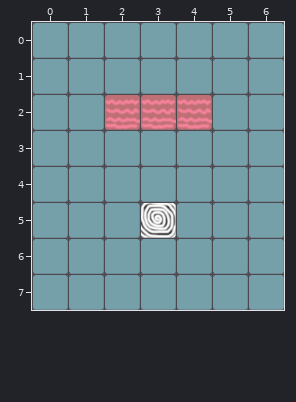
Tiled map: Resources/tiledMap/round5.tmx. Above: the version before the commit.
Cells are 91x91 px. Shown: x 0..6, y 0..7.
Once edited:
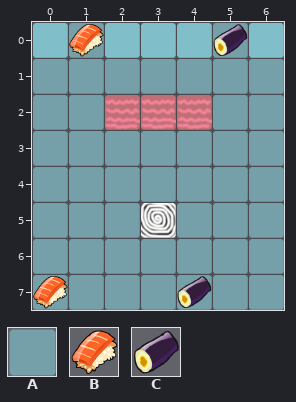
Key: from "sushi": A 4, B 15, C 28.
_ is an empty cell.
Tiles replaced or removed in this view: A.
Tiles of an added or newly shown layer are drawn over the layers below it.
The exact change:
Changed rows in their new state; . is an unchanged cell.
Layer "grid" (removed):
first column x 0:
0 _______
first column x 0:
7 _..._
Layer "gridLayer" (added):
first column x 0:
0 AAAAAAA
first column x 0:
7 A...A
Layer "portalDestLayer" (added):
first column x 1:
0 B...C
Layer "portalSrcLayer" (added):
first column x 0:
7 B...C
Layer "producerLayer" (added):
first column x 0:
0 A.AAA.A
